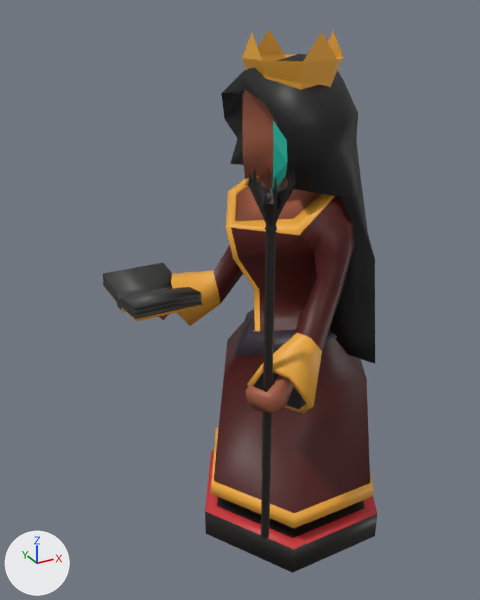
The glTF model assets/modelos/piezas/pieza5N.glb as it was, and as the next commit left it.
Camera for both pictures: a 50 mm lens placed at (-1.66, -2.47, 2.53), pointed at (-0.23, 0.13, 1.23). The axes (+X, +Y, +Z) are drawn at lower left. The lights are the same throughout. The picture after the commit comes second. Vertices at exactly the same position are counted once.

Names of what the first picture shows: 'Cubo.890', 'Cubo.891', 'Círculo.039', 'Círculo.040', 'Círculo.041'.
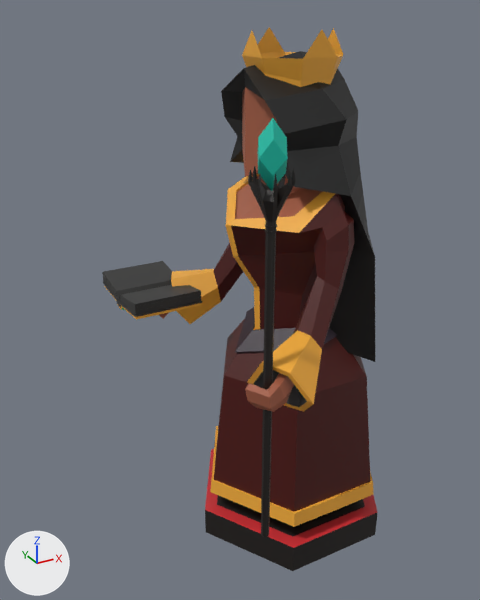
The change, as a diff of the scene's bpy script:
```diff
--- a/assets/modelos/piezas/pieza5N.glb.py
+++ b/assets/modelos/piezas/pieza5N.glb.py
@@ me_cubo_103 @@
 # used by ob_cubo_890; location = (0.0, 0.0, 0.003)
-me_cubo_103.from_pydata(...)  # 7 vertices, 6 faces; spans x -0.477..-0.409, y -0.566..-0.497, z 1.927..2.184
+me_cubo_103.from_pydata(...)  # 48 vertices, 92 faces; spans x -0.519..-0.386, y -0.565..-0.428, z 1.93..2.182
+# me_cubo_103 part 1: the whole mesh is rebuilt
 me_cubo_103.materials.append(mat_todo_planomalo)
@@ me_círculo_041 @@
 me_círculo_041.from_pydata(...)  # 469 vertices, 930 faces; spans x -0.54..0.51, y -0.64..0.65, z 0.0..2.36
 # used by ob_círculo_039; location = (0.0, 0.0, 0.003)
+# me_círculo_041 part 2: 187 of the faces centred in x -0.4..0.34, y -0.55..0.57, z 1.03..1.94 are now shaded flat
+# me_círculo_041 part 3: 145 of the faces centred in x -0.43..0.43, y -0.44..0.44, z 0.0..0.72 are now shaded flat
 me_círculo_041.materials.append(mat_todo_planomalo)
@@ ob_cubo_890 @@
 ob_cubo_890 = bpy.data.objects.new('Cubo.890', me_cubo_103)
-ob_cubo_890.location = (0.0, 0.0, 0.003)
+ob_cubo_890.location = (0.0, 0.0, 0.012)
@@ ob_cubo_891 @@
 ob_cubo_891 = bpy.data.objects.new('Cubo.891', me_cubo_105)
-ob_cubo_891.location = (0.0, 0.0, 0.003)
+ob_cubo_891.location = (0.0, 0.0, 0.012)
@@ ob_círculo_039 @@
 ob_círculo_039 = bpy.data.objects.new('Círculo.039', me_círculo_041)
-ob_círculo_039.location = (0.0, 0.0, 0.003)
+ob_círculo_039.location = (0.0, 0.0, 0.012)
@@ ob_círculo_040 @@
 ob_círculo_040 = bpy.data.objects.new('Círculo.040', me_círculo_042)
-ob_círculo_040.location = (0.0, 0.0, 0.003)
+ob_círculo_040.location = (0.0, 0.0, 0.012)
@@ ob_círculo_041 @@
 ob_círculo_041 = bpy.data.objects.new('Círculo.041', me_círculo_043)
-ob_círculo_041.location = (0.0, 0.0, 0.003)
+ob_círculo_041.location = (0.0, 0.0, 0.012)
```

What differs and where, as boxes (x1, y1, x2, y2) in the pictures (480 x 600 px):
'Círculo.039', shading changed, moved: before (159, 54, 377, 573); after (159, 51, 378, 571)
'Círculo.041', moved: before (248, 168, 296, 539); after (248, 166, 296, 537)
'Cubo.891', moved: before (103, 263, 202, 321); after (102, 261, 202, 320)
'Círculo.040', moved: before (242, 30, 343, 90); after (242, 27, 344, 87)
'Cubo.890', reshaped, moved (100% wider): before (272, 121, 287, 193); after (257, 118, 288, 191)
part 2 of me_círculo_041, shading changed: (229, 138, 375, 407) in both
part 3 of me_círculo_041, shading changed: (205, 368, 377, 571) in both
